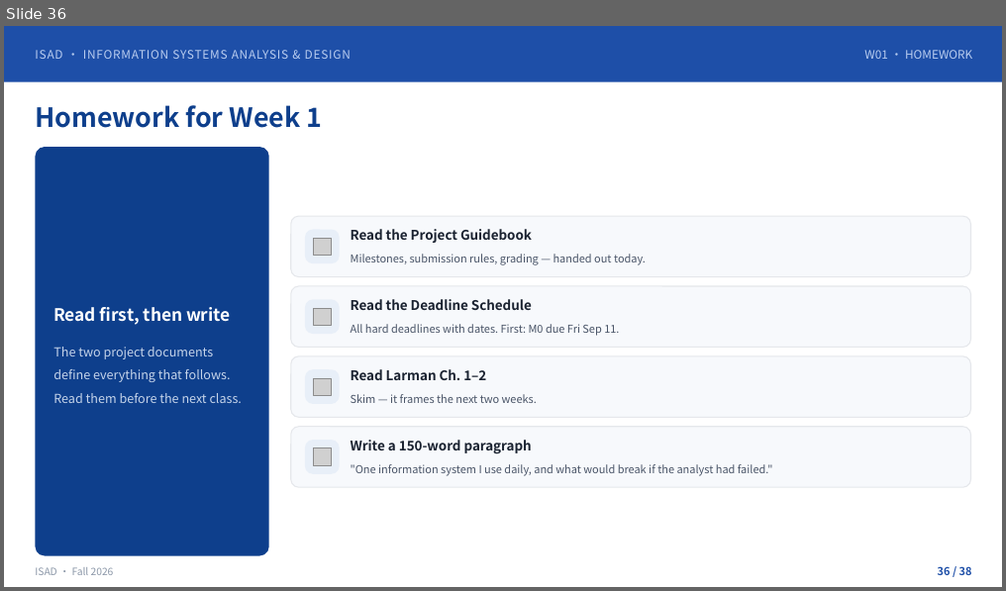
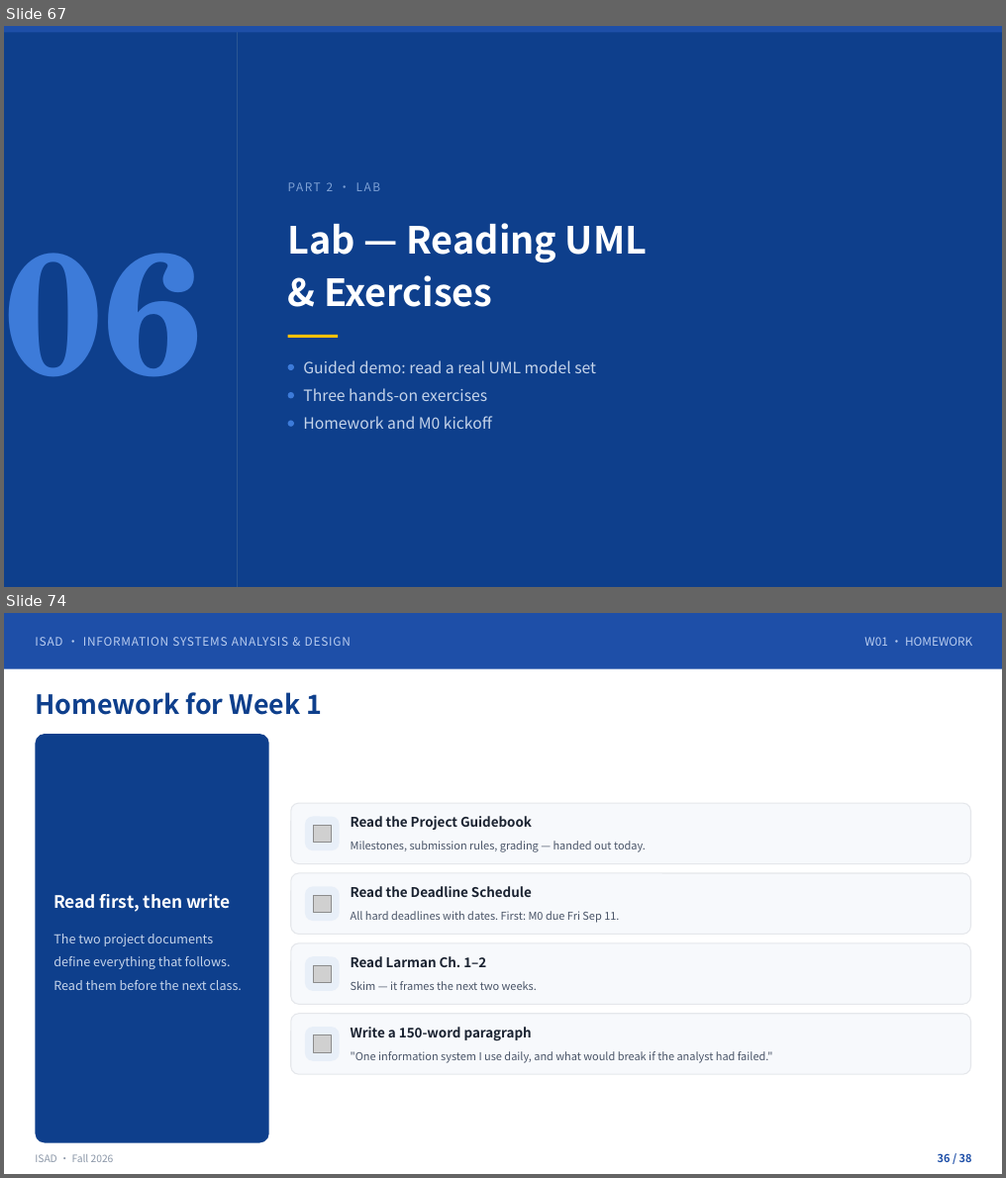
Before and after one commit to klausren/isad-course, a slide deck: 01-slides/W01-Introduction-Systems-Analysts-and-OOAD.pptx. Shown one above the other, each under a label of ours: slide 36 before the commit, slides 67 and 74 after it; the slides between them are not shown. The pictures are 1006x591 and 1006x1178 pixels, drawn with LibreOffice and Linux fonts; fonts in the diff are those of the drawing; grey boxes stand for pictures. Boxes give left, top, right and bottom in pixels: in the first picture for what was removed or moved away, otherwise in the second. Text is boxed around its words. In the diff, an @@ line names an element or a change of style, - is before the commit and + after.

```diff
--- a/01-slides/W01-Introduction-Systems-Analysts-and-OOAD.pptx
+++ b/01-slides/W01-Introduction-Systems-Analysts-and-OOAD.pptx
@@ slide 67 added at (4, 26, 1002, 587), background #FFFFFF @@
@@ rectangle added at (4, 26, 1002, 587), fill #0E3F8C @@
@@ freeform shape added at (4, 26, 238, 587), fill #2B5793 @@
@@ rectangle added at (4, 26, 1002, 32), fill #1E4FA8 @@
@@ text added at (327, 182, 334, 191), 11.2 pt, text #7FA2D6 @@
+PART 2 · LAB
@@ text added at (288, 223, 647, 307), 36 pt, text #FFFFFF, bold @@
+Lab — Reading UML
+& Exercises
@@ text added at (5, 253, 202, 376), 165 pt, text #3D7BD9, bold @@
+06
@@ rectangle added at (288, 335, 338, 338), fill #FFC107 @@
@@ rounded rectangle added at (288, 365, 294, 371), fill #3D7BD9 @@
@@ text added at (303, 361, 596, 373), 15 pt, text #C5D4EA @@
+Guided demo: read a real UML model set
@@ rounded rectangle added at (288, 393, 294, 399), fill #3D7BD9 @@
@@ text added at (303, 388, 488, 401), 15 pt, text #C5D4EA @@
+Three hands-on exercises
@@ rounded rectangle added at (288, 421, 294, 427), fill #3D7BD9 @@
@@ text added at (303, 416, 492, 429), 15 pt, text #C5D4EA @@
+Homework and M0 kickoff
@@ what was slide 36 is now slide 74 @@
```
Also in this commit, not shown: 37 other slides added.
